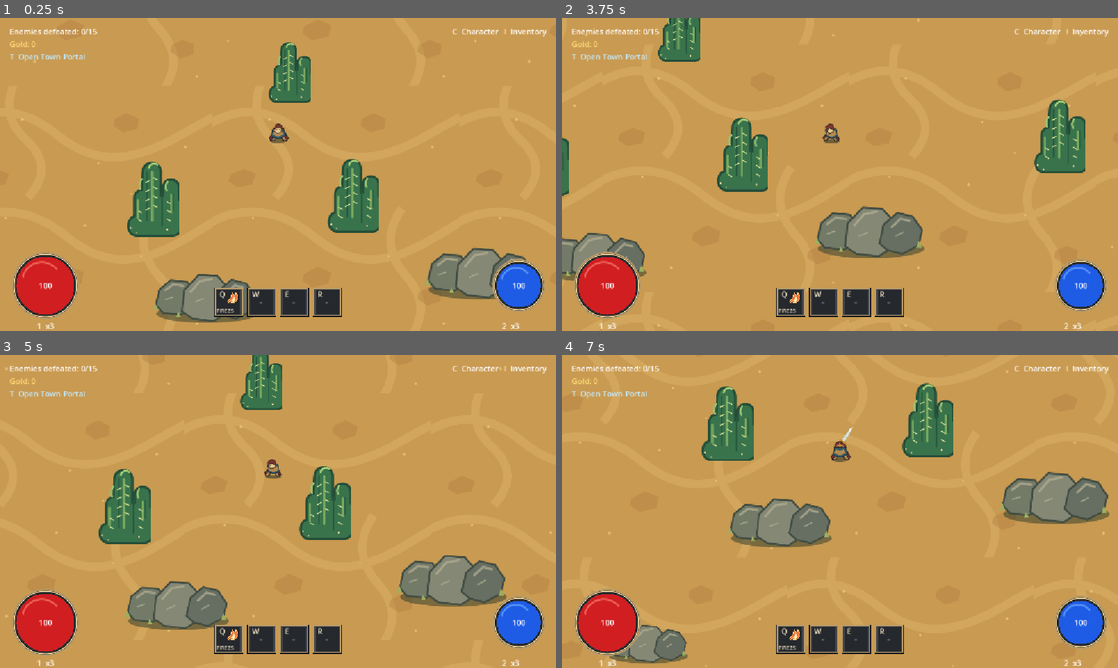
Above: before the commit, frames 1-4 (two rows, left to right).
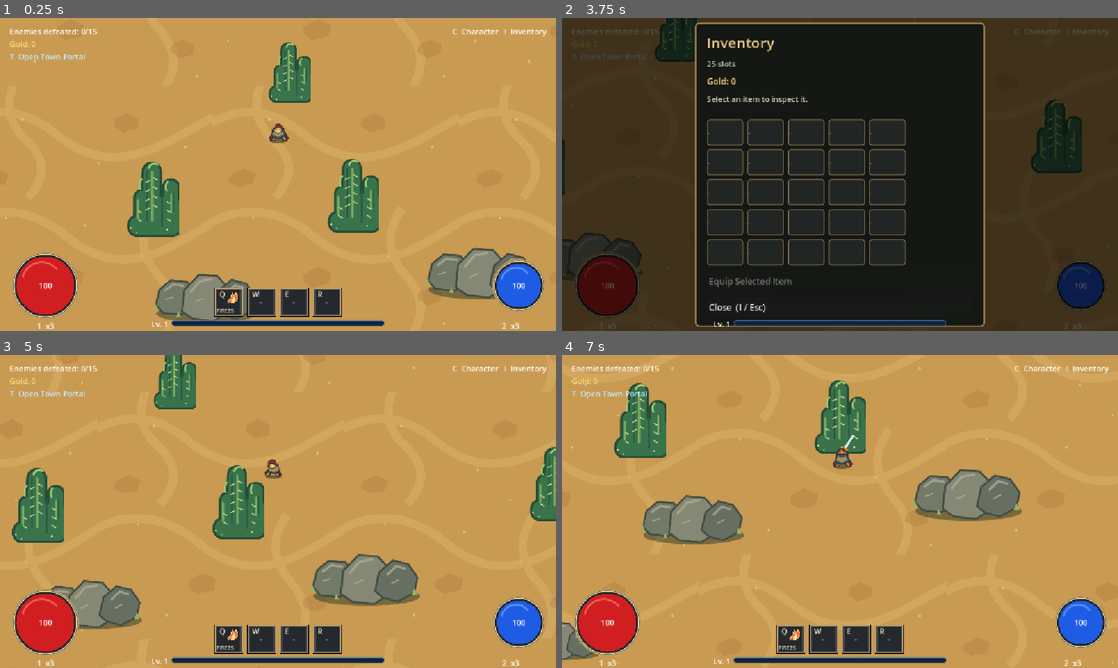
Above: after the commit, the same moments.

Repository: muyari/simple-game-godot
Game: Godot game, scene res://desert.tscn
Same seed, same stepped clock (60 frames per second), same inputs: the game is played once before the commit and once after it. This scene is started directly instead of the project's main scene.
Inputs (mouse positions are in pixels of both pictures, inside the frame that each line leads up to):
- Up to frame 1 (0.25 s): no input
- Up to frame 2 (3.75 s): tap Enter (ui_accept) at 0.5, 0.77 s; move the mouse to (962, 158) at 0.52 s; hold Right (move_right) 0.53-1.25 s; tap P at 0.6, 2.1 s; click (962, 158) at 0.67 s; tap E at 0.8, 2.3 s; drag from (728, 190) to (812, 237) at 1.27 s; move the mouse to (895, 105) at 2.02 s; hold Right (move_right) 2.03-2.75 s; drag from (812, 237) to (673, 127) at 2.77 s; move the mouse to (1006, 221) at 3.52 s; hold Left (move_left) from 3.53 s (still down); tap I at 3.6 s
- Up to frame 3 (5 s): tap Enter (ui_accept) at 3.77 s; tap E at 3.8 s; tap Escape at 4.15 s; release Left (move_left) at 4.25 s; drag from (111, 464) to (194, 433) at 4.27 s
- Up to frame 4 (7 s): move the mouse to (867, 511) at 5.02 s; hold Down (move_down) 5.03-5.75 s; tap 2 at 5.1 s; click (867, 511) at 5.17 s; tap E at 5.3, 6.6 s; drag from (756, 433) to (728, 527) at 5.77 s; move the mouse to (962, 495) at 6.52 s; hold Up (move_up) from 6.53 s (still down); tap Enter (ui_accept) at 6.77 s

The runs differ from the first frame. In frame 1, 0.8% of the frame differs, in the area x 27-70%, y 96-99%; in frame 2, 99%, in the area x 0-100%, y 0-100%; in frame 3, 19%; in frame 4, 18%.
Error before the commit: Parse Error: Expected indented block after "if" block. (res://GameUI.gd:126)

Commit message:
fixed bug #4

Diff:
--- a/simple-game-godot/GameUI.gd
+++ b/simple-game-godot/GameUI.gd
@@ -124,11 +124,13 @@
 		return
 	if witch_skill_tree != null and witch_skill_tree.visible:
 		if event.keycode == KEY_ESCAPE or event.keycode == KEY_P:
+			_on_witch_skill_tree_closed()
+		get_viewport().set_input_as_handled()
+		return
+
 	if event.keycode == KEY_ESCAPE:
 		if pause_menu.visible:
 			pause_menu.close_menu()
-		elif witch_skill_tree != null and witch_skill_tree.visible:
-			_on_witch_skill_tree_closed()
 		elif character_menu.visible:
 			character_menu.hide()
 			_set_player_menu_paused(false)
--- a/simple-game-godot/LevelController.gd
+++ b/simple-game-godot/LevelController.gd
@@ -89,7 +89,7 @@
 		return
 
 	level_id = _get_level_id()
-	var level_state := GameState.get_level_state(level_id)
+	var level_state: Dictionary = GameState.get_level_state(level_id)
 	if level_state.is_empty():
 		region_origin = player.global_position + player_camera.offset / player_camera.zoom
 		current_region = _get_region_for_position(_get_camera_center())
--- a/simple-game-godot/TownUI.gd
+++ b/simple-game-godot/TownUI.gd
@@ -109,11 +109,13 @@
 	if event is InputEventKey and event.pressed and not event.echo:
 		if witch_skill_tree != null and witch_skill_tree.visible:
 			if event.keycode == KEY_ESCAPE or event.keycode == KEY_P:
+				_on_witch_skill_tree_closed()
+			get_viewport().set_input_as_handled()
+			return
+
 		if event.keycode == KEY_ESCAPE:
 			if pause_menu.visible:
 				pause_menu.close_menu()
-			elif witch_skill_tree != null and witch_skill_tree.visible:
-				_on_witch_skill_tree_closed()
 			elif waystone_overlay != null and waystone_overlay.visible:
 				_close_waystone()
 			elif dialogue_overlay != null and dialogue_overlay.visible:
--- a/simple-game-godot/WitchSkillTree.gd
+++ b/simple-game-godot/WitchSkillTree.gd
@@ -526,13 +526,13 @@
 		var def: Dictionary = GameState.get_witch_passive_definition(passive_id)
 		var is_super := bool(def.get("is_super", false))
 		var center := _get_node_center(passive_id)
-		var size := SUPER_NODE_SIZE if is_super else STANDARD_NODE_SIZE
+		var node_size := SUPER_NODE_SIZE if is_super else STANDARD_NODE_SIZE
 
 		var node_btn := Button.new()
 		node_btn.name = "Node_%s" % passive_id
-		node_btn.custom_minimum_size = size
-		node_btn.size = size
-		node_btn.position = center - size * 0.5
+		node_btn.custom_minimum_size = node_size
+		node_btn.size = node_size
+		node_btn.position = center - node_size * 0.5
 		node_btn.autowrap_mode = TextServer.AUTOWRAP_WORD_SMART
 		node_btn.pressed.connect(_select_passive.bind(passive_id))
 		node_container.add_child(node_btn)
